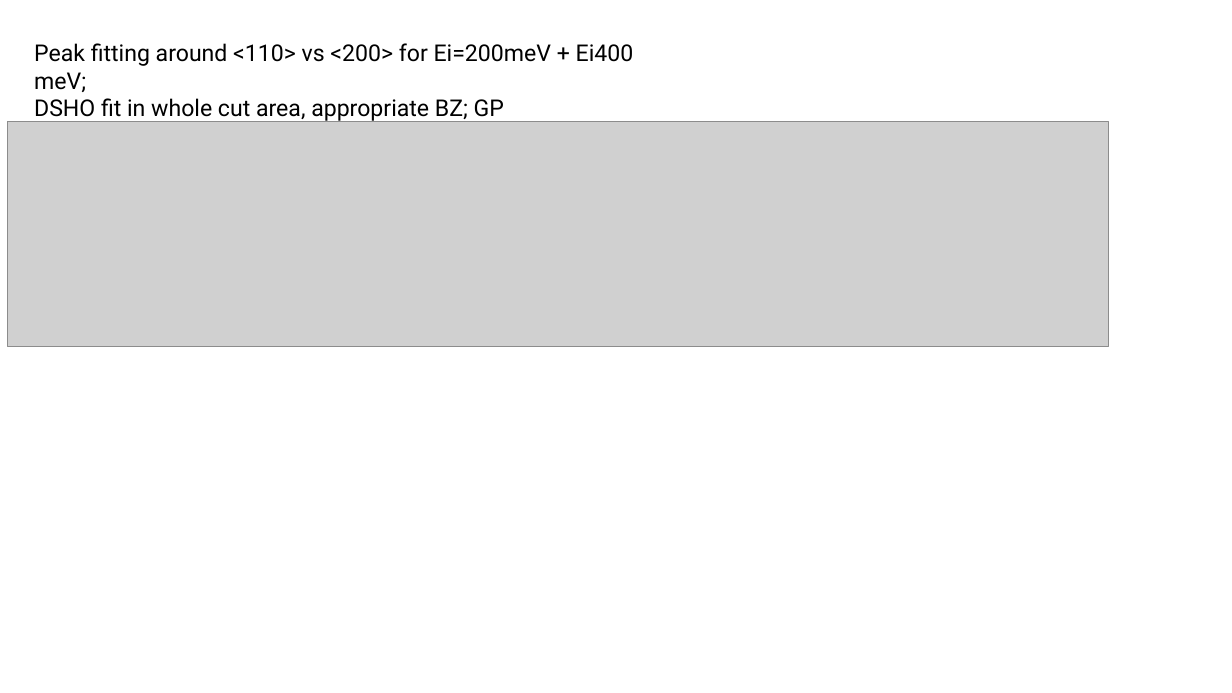
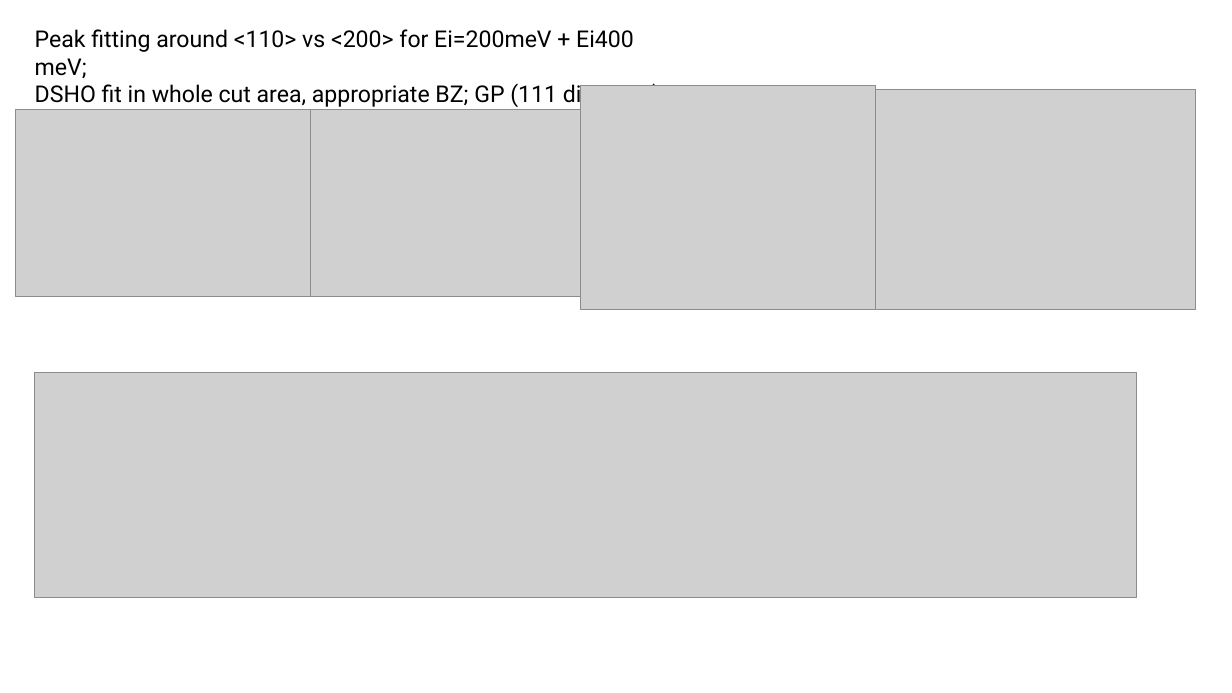
Before and after one commit to abuts/Fe, a slide deck: slide 20 of Data/DFT2025/TheoryExperComparison.pptx. Drawn at 1232x693 pixels with LibreOffice and Linux fonts; fonts in the diff are those of the drawing; grey boxes stand for pictures. Boxes give left, top, right and bottom in pixels: in the first picture for what was removed or moved away, otherwise in the second. Text is boxed around its words. In the diff, an @@ line names an element or a change of style, - is before the commit and + after.

```diff
--- a/Data/DFT2025/TheoryExperComparison.pptx
+++ b/Data/DFT2025/TheoryExperComparison.pptx
@@ text "Peak fitting around <110> vs ...": place and size @@
-text "Peak fitting around <110> vs ..." at box(34, 43, 634, 122)
+text "Peak fitting around <110> vs ..." at box(35, 29, 661, 108)
@@ text at box(35, 82, 661, 108): text changed @@
-DSHO fit in whole cut area, appropriate BZ; GP
+DSHO fit in whole cut area, appropriate BZ; GP (111 direction)
@@ picture added at box(580, 85, 875, 310) @@
@@ picture added at box(854, 89, 1196, 310) @@
@@ picture added at box(16, 109, 311, 297) @@
@@ picture added at box(288, 109, 599, 297) @@
@@ picture: place and size @@
-picture at box(7, 122, 1109, 347)
+picture at box(35, 373, 1137, 598)
```
Also in this commit, not shown: 2 slides added, 1 slide removed, 9 other files.
